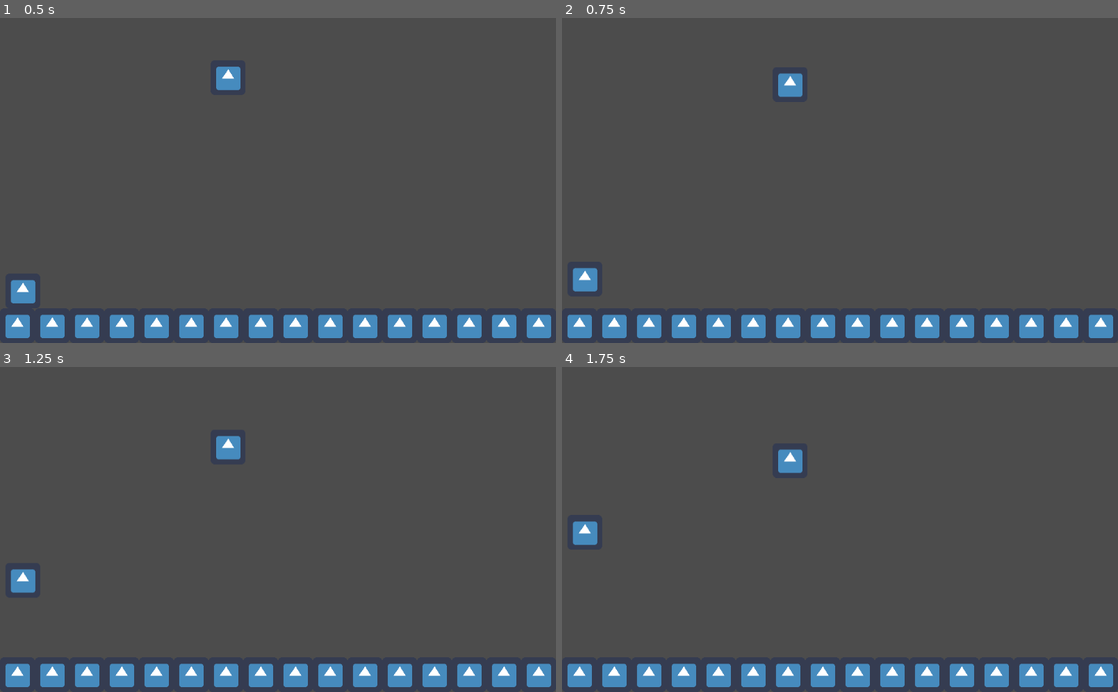
Above: before the commit, frames 1-4 (two rows, left to right).
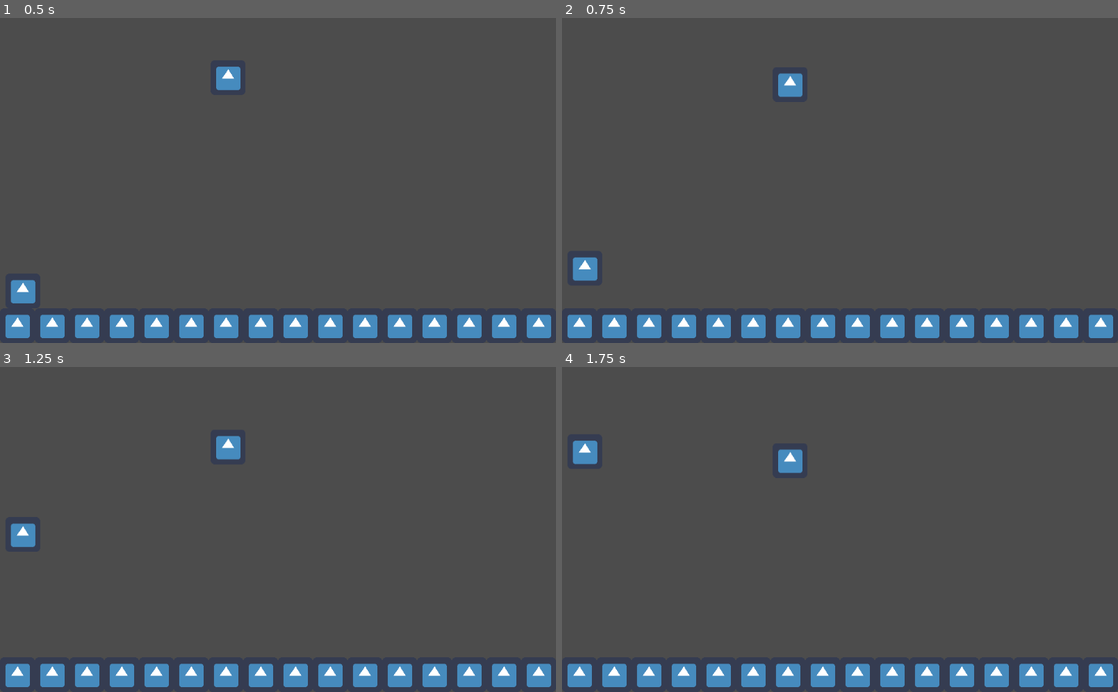
Above: after the commit, the same moments.

Repository: Italia2407/Arcade-Game
Game: Godot game, scene res://scenes/Prototype_Level.tscn
The game is run twice, just before and just after one commit, with the same random seed, the same clock (stepped at 60 frames per second) and the same inputs. The engine's default icon, where the game draws it, is replaced by a stand-in: a white triangle on a blue panel in a dark square.
Inputs:
- Up to frame 1 (0.5 s): no input
- Up to frame 2 (0.75 s): tap Space (jump) at 0.6 s
- Up to frame 3 (1.25 s): tap Space (jump) at 0.77, 1.07 s
- Up to frame 4 (1.75 s): tap Space (jump) at 1.35, 1.52 s

Frame 1 is identical in both runs. In frame 2, 0.4% of the frame differs, in the area x 1-7%, y 73-85%; in frame 3, 0.7%, in the area x 1-7%, y 48-70%; in frame 4, 0.7%.

Commit message:
Changed Jump Parameter Calculations
Added Support for Distance the Jump Covers

Diff:
--- a/scenes/Prototype_Level.tscn
+++ b/scenes/Prototype_Level.tscn
@@ -78,3 +78,5 @@
 [node name="Player" parent="." instance=ExtResource( 3 )]
 position = Vector2( 42, 504 )
 jump_height = 100.0
+jump_distance = 192.0
+movement_speed = 384.0
--- a/scripts/PlayerController.gd
+++ b/scripts/PlayerController.gd
@@ -2,8 +2,11 @@
 
 
 # Member Variables
-export var jump_height = 1.5
-export var jump_duration = 1.0
+export var jump_height = 1.0
+export var jump_distance = 1.0
+
+export var movement_speed = 1.0
+
 var _jump_force: float
 var _gravity: float
 
@@ -15,8 +18,8 @@
 
 # Called when the node enters the scene tree for the first time.
 func _ready():
-	_jump_force = -2*jump_height / jump_duration
-	_gravity = 2*jump_height / pow(jump_duration, 2)
+	_jump_force = -2*jump_height*movement_speed / jump_distance
+	_gravity = 2*jump_height*pow(movement_speed, 2) / pow(jump_distance, 2)
 
 	_velocity = Vector2(0.0, 0.0)
 
